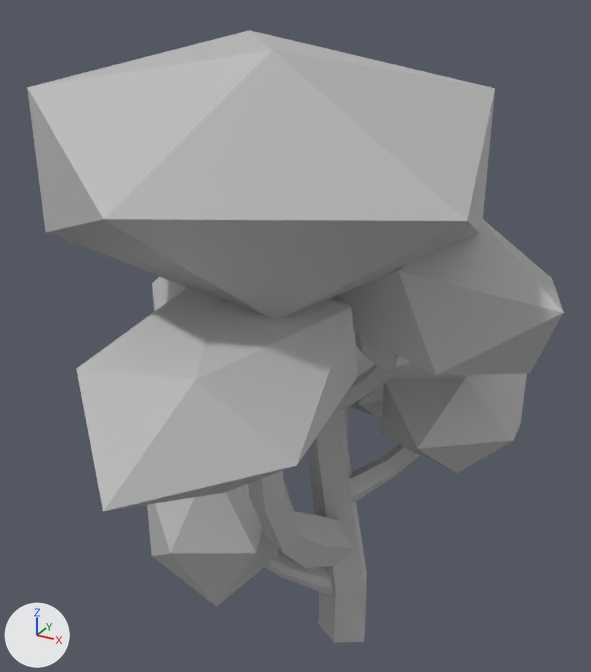
One commit to the FBX model Assets/Environnement/Prop_Chene_002.fbx: the scene before it, then after it.
One viewpoint serves both versions: a 50 mm camera at (1.5, -3.06, 3.15) aimed at (-0.07, -0.2, 1.72). The lights are fixed; the arrows at lower left show +X, +Y and +Z.

The first picture shows 'pCylinder10', 'pCylinder11', 'pCylinder13', 'pCylinder16', 'pCylinder18', 'pPlatonic1', 'pPlatonic4', 'pPlatonic5', 'pPlatonic7', 'pPlatonic9'.
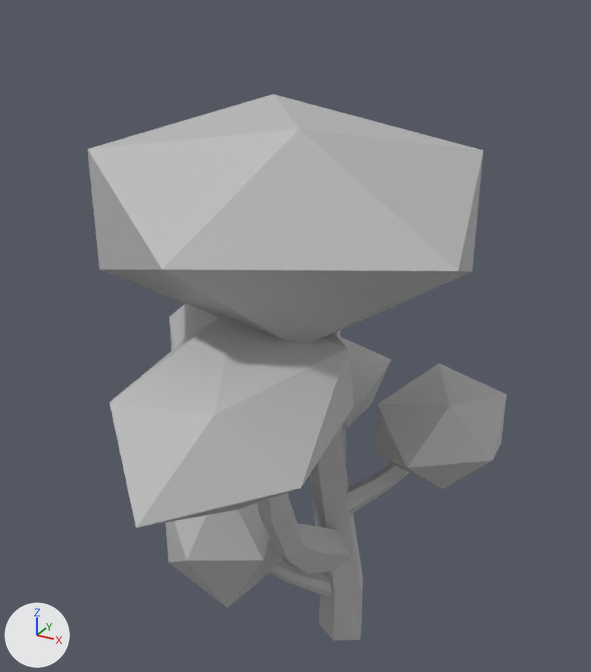
ob_tree_02 is not drawn itself; it is the parent of ob_pplatonic7, ob_pcylinder17, ob_pcylinder11, ob_pplatonic1, ob_pcylinder10, ob_pcylinder14, ob_pcylinder13, ob_pplatonic5.

Location of each change, (x1, y1, x2, y2) in pixels of the pictures (591 x 672 px):
'pPlatonic1', moved, rescaled (15% narrower, 14% shorter)
    before: (27, 30, 495, 319)
    after: (87, 94, 483, 343)
'pPlatonic9', rescaled (13% narrower)
    before: (76, 288, 358, 512)
    after: (109, 317, 354, 528)
'pPlatonic4', hidden
    before: (338, 219, 564, 375)
'pPlatonic7', rescaled
    before: (381, 362, 527, 473)
    after: (375, 363, 507, 489)
'pPlatonic5', rescaled (11% narrower, 15% shorter)
    before: (147, 484, 278, 607)
    after: (166, 503, 283, 608)
'pCylinder10', rescaled
    before: (308, 409, 367, 643)
    after: (310, 331, 363, 641)
'pCylinder16', rescaled (10% narrower, 17% shorter)
    before: (248, 471, 353, 569)
    after: (257, 493, 351, 574)
'pCylinder11', rescaled (10% narrower, 10% shorter)
    before: (350, 445, 419, 503)
    after: (347, 463, 409, 515)
'pPlatonic2', rescaled
    before: (354, 332, 375, 376)
    after: (340, 337, 391, 429)
'pPlatonic10', rescaled
    before: (152, 277, 188, 312)
    after: (169, 304, 218, 351)
'pCylinder18', rescaled (10% narrower, 9% shorter)
    before: (264, 550, 333, 595)
    after: (270, 557, 332, 598)
'pCylinder13', hidden
    before: (331, 353, 405, 416)
'pCylinder14', no longer drawn
    before: (355, 333, 396, 372)
'pPlatonic11', no longer drawn
    before: (350, 359, 410, 418)
'pCylinder17', rescaled
    before: (345, 408, 348, 445)
    after: (342, 428, 346, 464)

Patch to the scene script:
```diff
--- a/Assets/Environnement/Prop_Chene_002.fbx.py
+++ b/Assets/Environnement/Prop_Chene_002.fbx.py
@@ ob_tree_02 @@
 ob_tree_02.location = (0.0, 0.0, 0.0)
-ob_tree_02.scale = (37.5, 37.5, 37.5)
+ob_tree_02.scale = (34.1, 34.1, 34.1)
@@ ob_pplatonic1 @@
 ob_pplatonic1.parent = ob_tree_02
-ob_pplatonic1.location = (-0.322, 6.663, 1.0)
+ob_pplatonic1.location = (-0.322, 6.663, 0.627)
@@ ob_pcylinder13 @@
 ob_pcylinder13.location = (0.605, 4.145, 0.0)
+ob_pcylinder13.hide_viewport = True
@@ ob_pplatonic4 @@
 ob_pplatonic4.location = (1.211, 5.378, 0.107)
+ob_pplatonic4.hide_viewport = True
```
